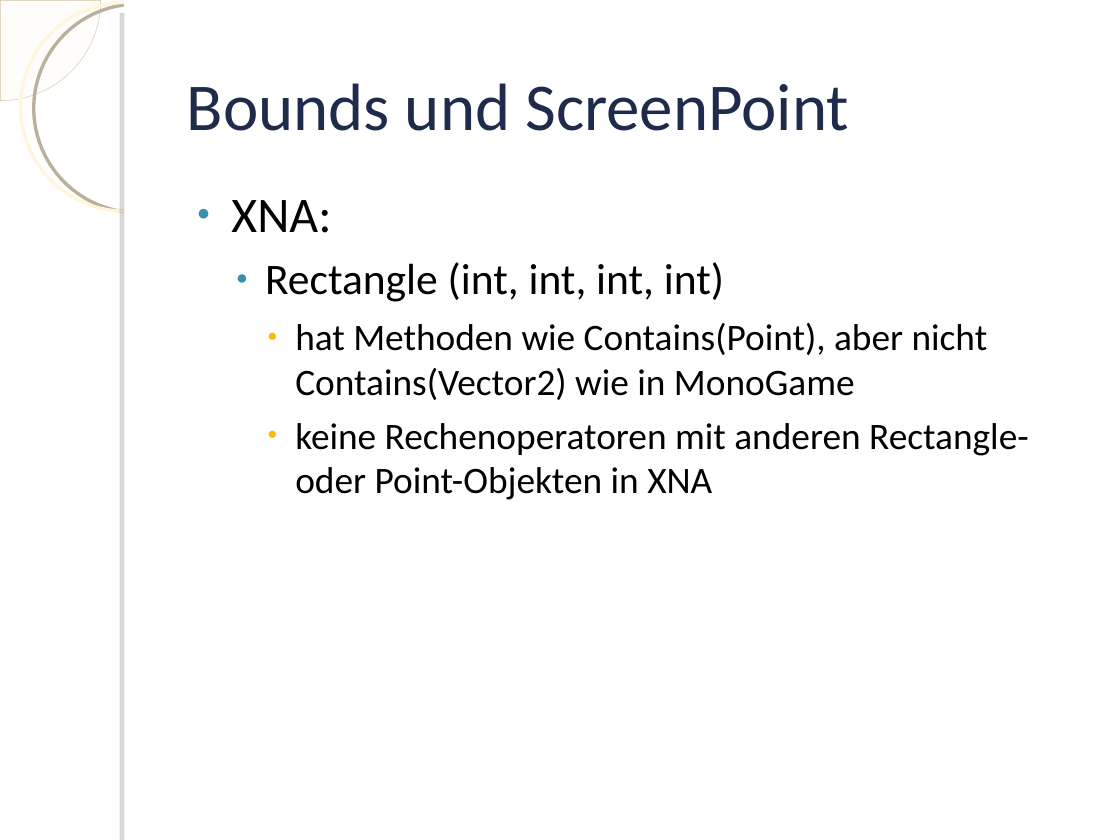
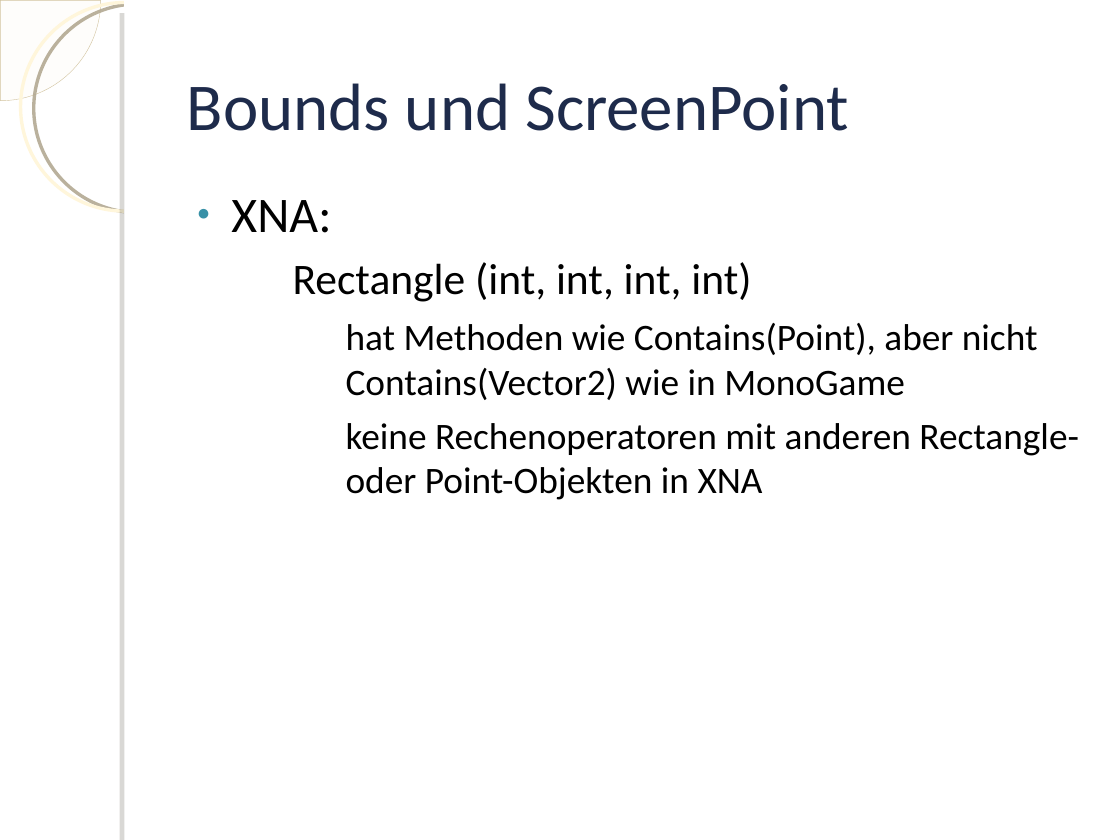
Before and after one commit to knot3/pse-knot, a slide deck: slide 4 of Implementierungsbericht/Praesentation.odp. Drawn at 1120x840 pixels with LibreOffice and Linux fonts; fonts in the diff are those of the drawing; background and template pictures are left out. Boxes give left, top, right and bottom in pixels: in the first picture for what was removed or moved away, otherwise in the second. Text is boxed around its words. In the diff, an @@ line names an element or a change of style, - is before the commit and + after.

```diff
--- a/Implementierungsbericht/Praesentation.odp
+++ b/Implementierungsbericht/Praesentation.odp
@@ text at (x1=293, y1=262, x2=1079, y2=500): bullet ● to −; bullet colour #3891A7 to #FFFFFF; indent changed; bullet colour #FEB80A to #FFFFFF @@
```
Also in this commit, not shown: 10 other slides changed.
